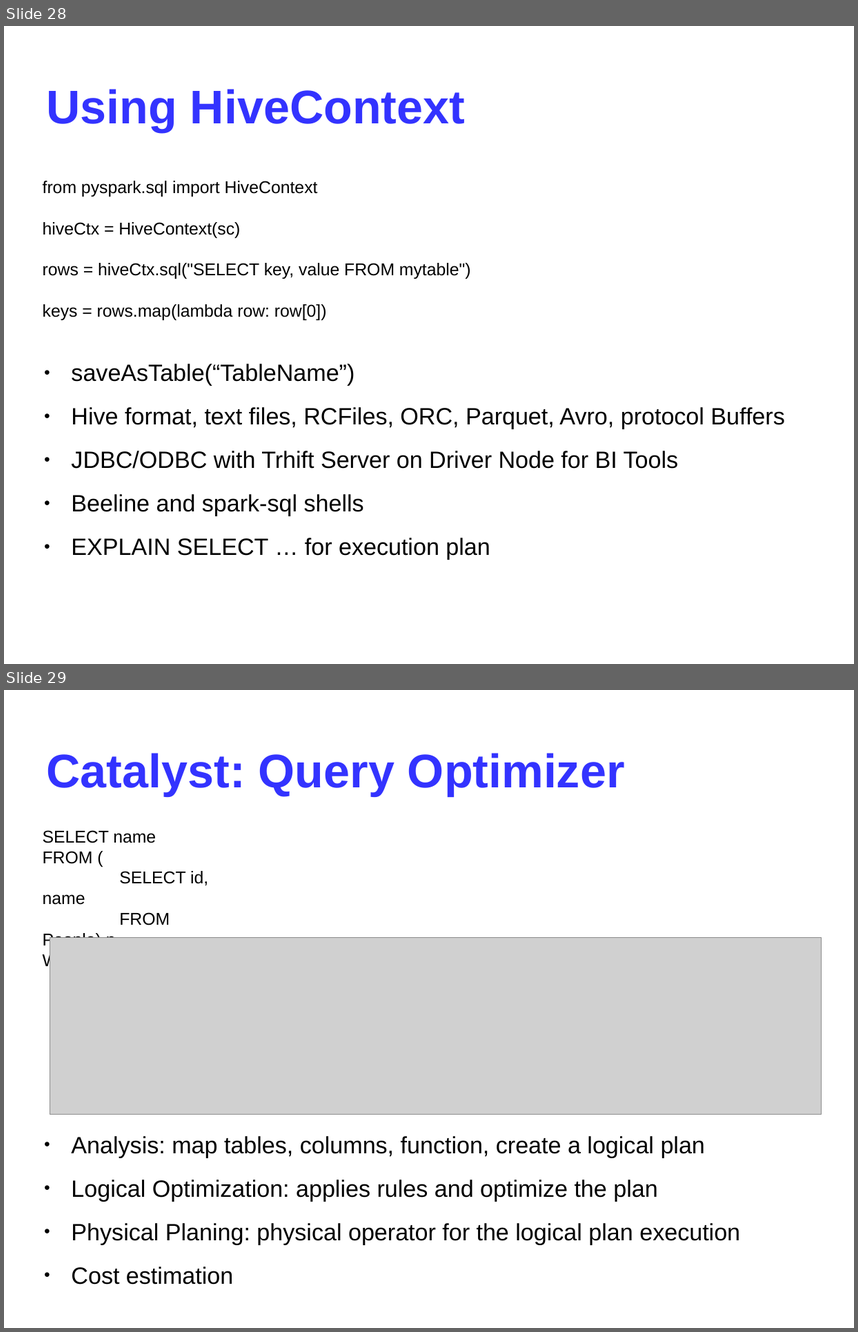
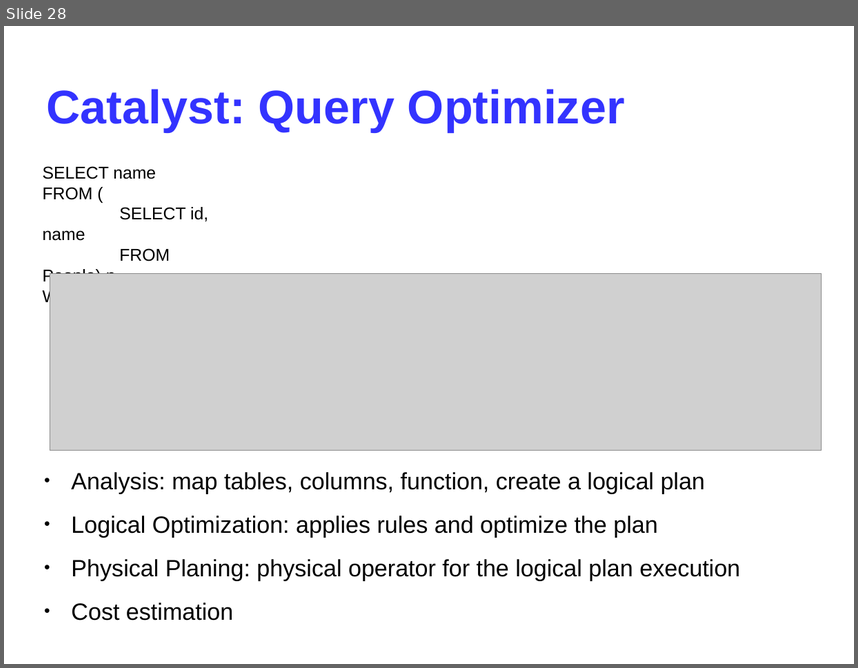
Before and after one commit to ichMaster/ich_dev, a slide deck: HDInsight-Spark/Spark.odp. Shown one above the other, each under a label of ours: slides 28 and 29 before the commit, slide 28 after it. The pictures are 858x1332 and 858x668 pixels, drawn with LibreOffice and Linux fonts; fonts in the diff are those of the drawing; grey boxes stand for pictures. Boxes give left, top, right and bottom in pixels: in the first picture for what was removed or moved away, otherwise in the second. Text is boxed around its words. In the diff, an @@ line names an element or a change of style, - is before the commit and + after.

```diff
--- a/HDInsight-Spark/Spark.odp
+++ b/HDInsight-Spark/Spark.odp
@@ slide 28 removed at box(4, 26, 854, 664), background #FFFFFF @@
@@ title removed at box(47, 89, 465, 132) @@
-Using HiveContext
@@ text removed at box(43, 181, 471, 320) @@
-from pyspark.sql import HiveContext
-hiveCtx = HiveContext(sc)
-rows = hiveCtx.sql("SELECT key, value FROM mytable")
-keys = rows.map(lambda row: row[0])
@@ text removed at box(71, 363, 784, 559) @@
-● saveAsTable(“TableName”)
-● Hive format, text files, RCFiles, ORC, Parquet, Avro, protocol Buffers
-● JDBC/ODBC with Trhift Server on Driver Node for BI Tools
-● Beeline and spark-sql shells
-● EXPLAIN SELECT … for execution plan
@@ what was slide 29 is now slide 28 @@
```
Also in this commit, not shown: 4 slides changed, 9 other files.
